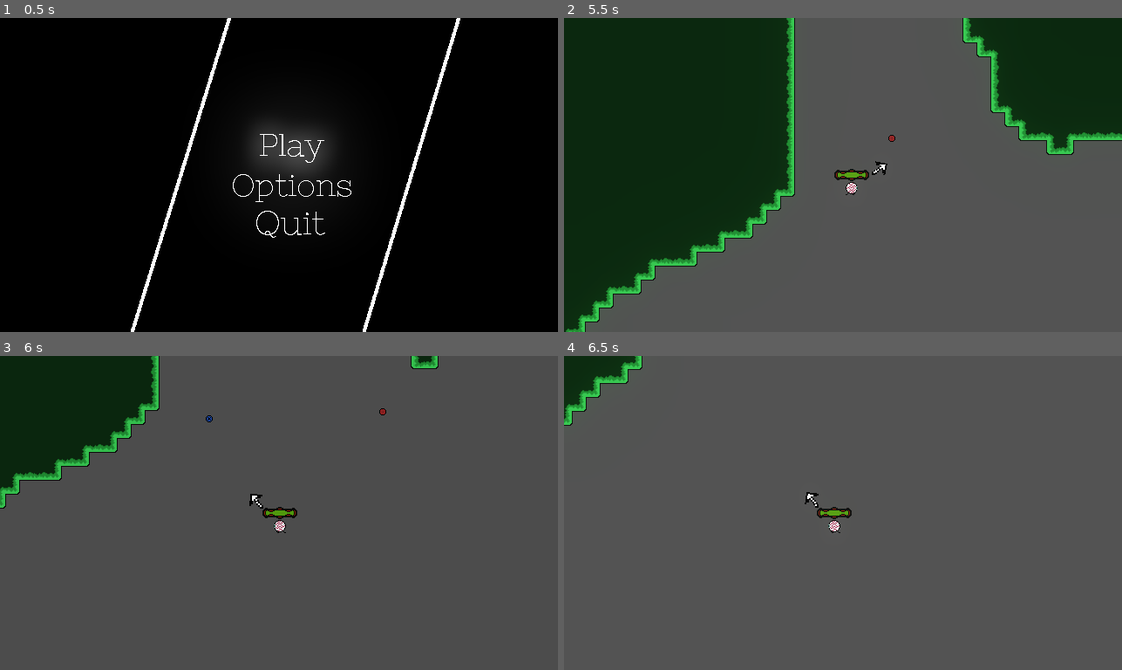
Above: before the commit, frames 1-4 (two rows, left to right).
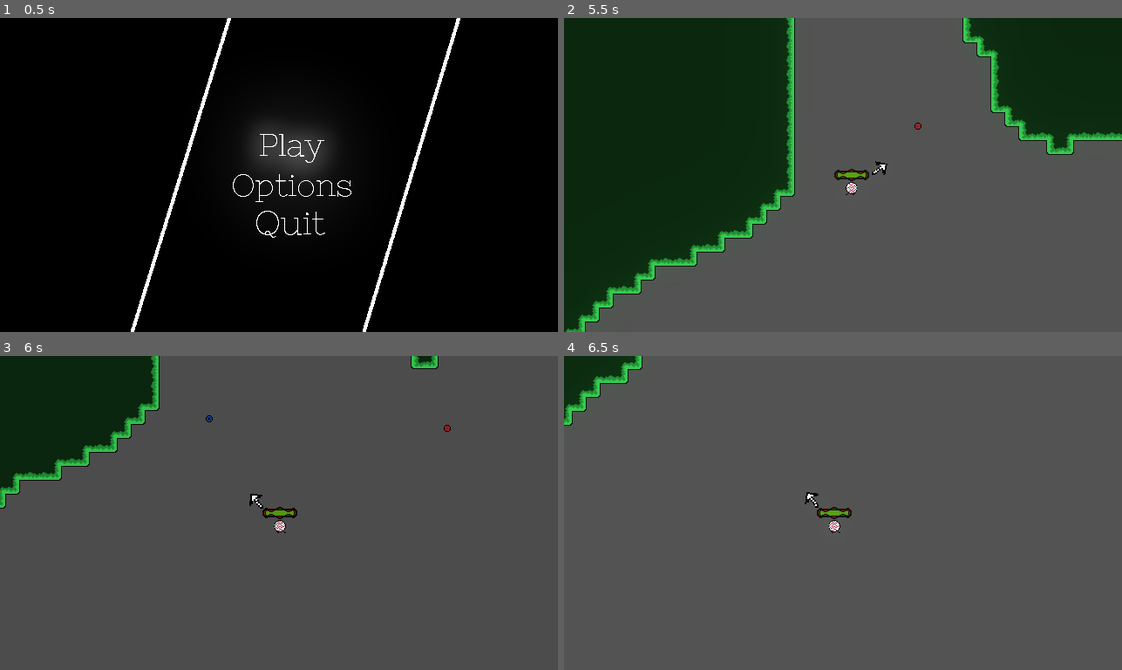
Above: after the commit, the same moments.

Repository: epimetheusgames/EyeSore
Game: Godot game, scene res://MainMenu.tscn
The game is run twice, just before and just after one commit, with the same random seed, the same clock (stepped at 60 frames per second) and the same inputs.
Inputs (mouse positions are in pixels of both pictures, inside the frame that each line leads up to):
- Up to frame 1 (0.5 s): no input
- Up to frame 2 (5.5 s): tap Enter (ui_accept) at 0.5, 0.77 s; move the mouse to (965, 159) at 0.52 s; hold Up (Just_Arrowkey_Up) 0.53-1.28 s; click (965, 159) at 0.6 s; move the mouse to (731, 190) at 1.27 s; hold D (movement_right) 1.28-2.03 s; right-click (731, 190) at 1.35 s; tap Space (movement_jump) at 1.52, 3.02, 3.77, 4.52 s; move the mouse to (898, 105) at 2.02 s; hold A (movement_left) 2.03-2.78 s; tap Alt (self_destruct) at 2.1, 4.35 s; move the mouse to (815, 237) at 2.77 s; hold D (movement_right) 2.78-4.28 s; click (815, 237) at 2.85 s; move the mouse to (1010, 222) at 3.52 s; right-click (1010, 222) at 3.6 s; move the mouse to (675, 127) at 4.27 s; hold A (movement_left) 4.28-5.03 s; move the mouse to (870, 175) at 5.02 s; hold D (movement_right) from 5.03 s (still down); click (870, 175) at 5.1 s
- Up to frame 3 (6 s): move the mouse to (195, 434) at 5.77 s; release D (movement_right) at 5.78 s; hold A (movement_left) from 5.78 s (still down); right-click (195, 434) at 5.85 s
- Up to frame 4 (6.5 s): keep holding A (movement_left); tap Space (movement_jump) at 6.02 s

Frame 1 is identical in both runs. In frame 2, less than 0.1% of the frame differs, in the area x 58-65%, y 33-40%; in frame 3, less than 0.1%; in frame 4, nothing differs.
Error before the commit: Invalid get index 'bullet-type' (on base: 'Dictionary'). (res://Save_Data.gd:170)

Commit message:
Fixed major bullet bugs (;

Diff:
--- a/OGPC_Project_Native_Directory/Player_Bullet.gd
+++ b/OGPC_Project_Native_Directory/Player_Bullet.gd
@@ -2,15 +2,18 @@
 
 
 var velocity = Vector2(0, 0)
-var speed = 0.01
-var speed_scaling_amount = 20
+var speed = 5
+var speed_scaling_amount = 2
 var has_been_fired = false
+var gravity = 0.07
 
 onready var player_body = get_parent().get_node("Player_Body")
 
 func _physics_process(_delta):
 	var enemies = get_tree().get_nodes_in_group("enemies")
 	var bullet_collision_info = move_and_collide(velocity)
+
+	velocity.y += gravity
 
 	if bullet_collision_info != null:
 		self.queue_free()
@@ -26,6 +29,6 @@
 	if has_been_fired == false:
 		velocity = (get_parent().get_node("Player_Body").velocity / 50 # May need to dampen this value a little bit more if it seems too intense
 		 + Vector2(get_global_mouse_position()
-		 - player_body.position).normalized() * speed / speed * 5)
+		 - player_body.position).normalized() * speed)
 
 		has_been_fired = true
--- a/OGPC_Project_Native_Directory/Save_Data.gd
+++ b/OGPC_Project_Native_Directory/Save_Data.gd
@@ -30,7 +30,7 @@
 }
 
 const default_keybind_data = {
-	"bullet_type": 0,
+	"bullet-type": 0,
 	"bullet": 83,
 	"jump-type": 0,
 	"jump": 32,
